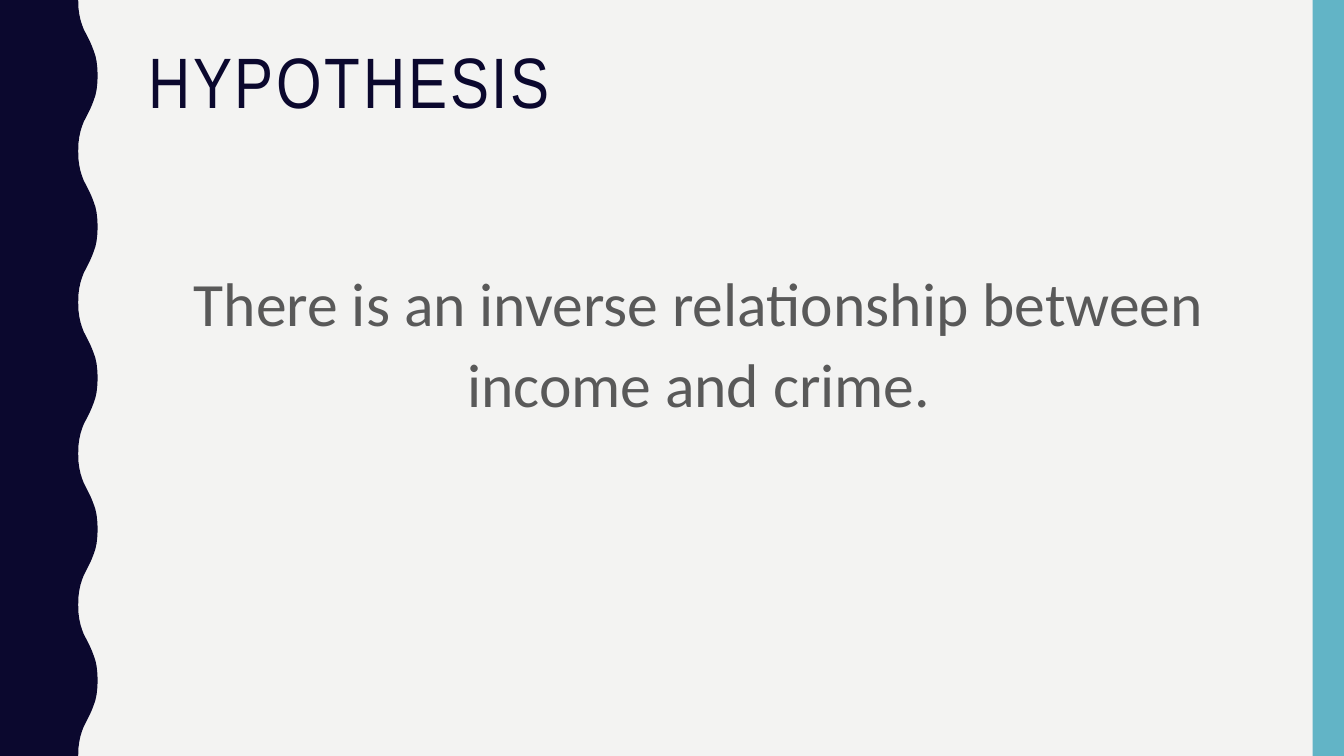
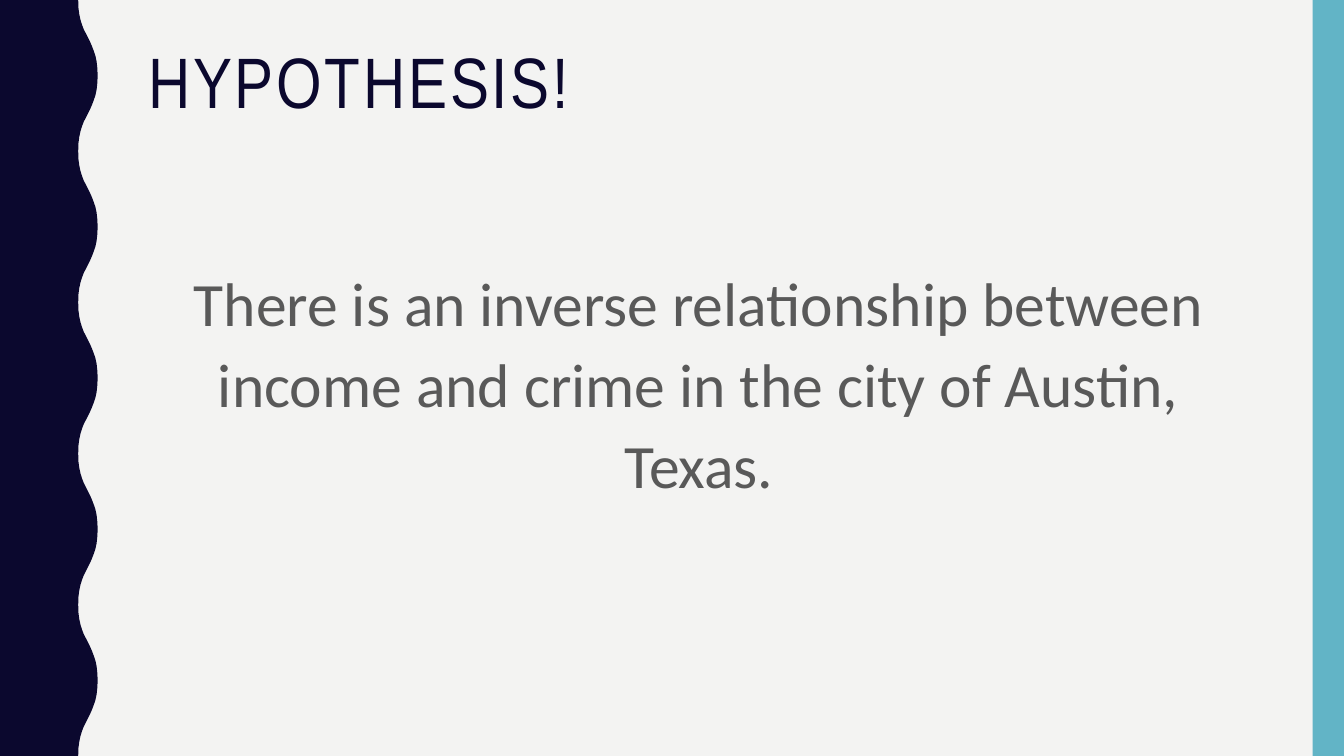
Before and after one commit to Kerrykova/Project1, a slide deck: slide 2 of Presentation/Presentation Final.pptx. Drawn at 1344x756 pixels with LibreOffice and Linux fonts; fonts in the diff are those of the drawing. Boxes give left, top, right and bottom in pixels: in the first picture for what was removed or moved away, otherwise in the second. Text is boxed around its words. In the diff, an @@ line names an element or a change of style, - is before the commit and + after.

```diff
--- a/Presentation/Presentation Final.pptx
+++ b/Presentation/Presentation Final.pptx
@@ title at (x1=148, y1=58, x2=569, y2=109): text changed @@
-HYPOTHESIS
+HYPOTHESIS!
@@ text at (x1=194, y1=283, x2=1202, y2=489): text changed @@
-There is an inverse relationship between income and crime.
+There is an inverse relationship between income and crime in the city of Austin, Texas.
```
Also in this commit, not shown: 7 other slides changed, 1 slide added.
